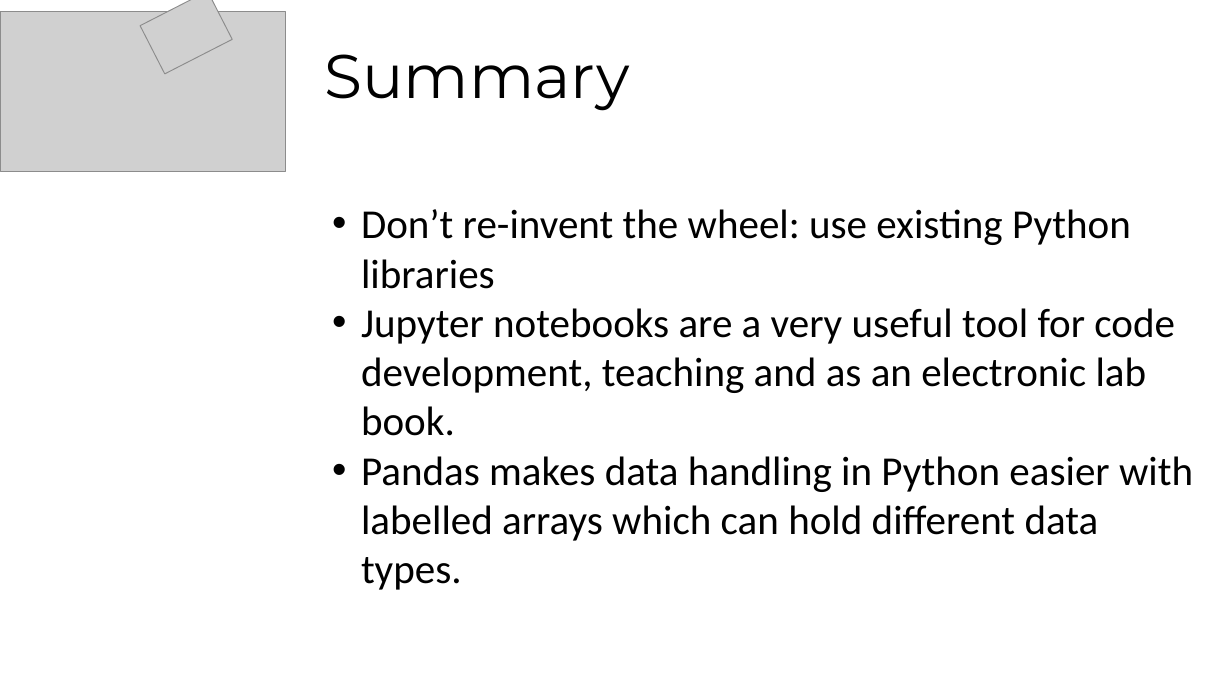
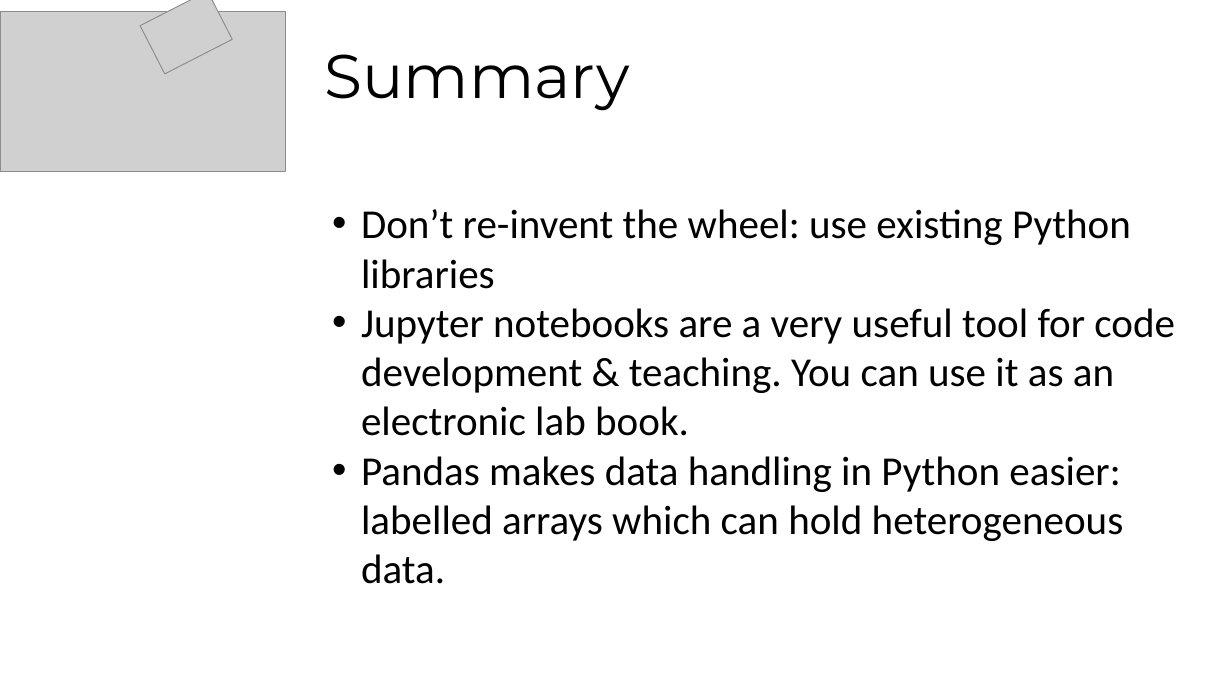
Before and after one commit to lucydot/feed-your-python, a slide deck: slide 8 of feed_your_python_with_pandas.ppt. Drawn at 1232x693 pixels with LibreOffice and Linux fonts; fonts in the diff are those of the drawing; grey boxes stand for pictures. Boxes give left, top, right and bottom in pixels: in the first picture for what was removed or moved away, otherwise in the second. Text is boxed around its words. In the diff, an @@ line names an element or a change of style, - is before the commit and + after.

```diff
--- a/feed_your_python_with_pandas.ppt
+++ b/feed_your_python_with_pandas.ppt
@@ text at [361,308,1175,584]: text changed @@
-• Jupyter notebooks are a very useful tool for code development, teaching and as an electronic lab book.
-• Pandas makes data handling in Python easier with labelled arrays which can hold different data types.
+• Jupyter notebooks are a very useful tool for code development & teaching. You can use it as an electronic lab book.
+• Pandas makes data handling in Python easier: labelled arrays which can hold heterogeneous data.
```
Also in this commit, not shown: 1 other slide changed, 1 other file.
